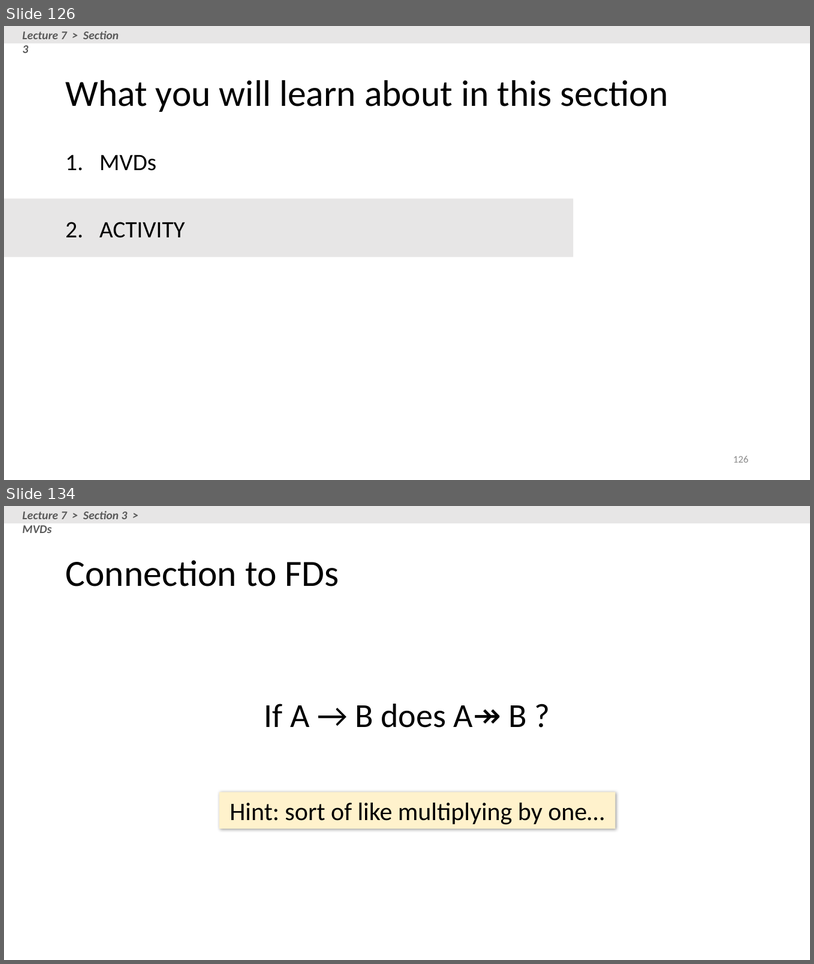
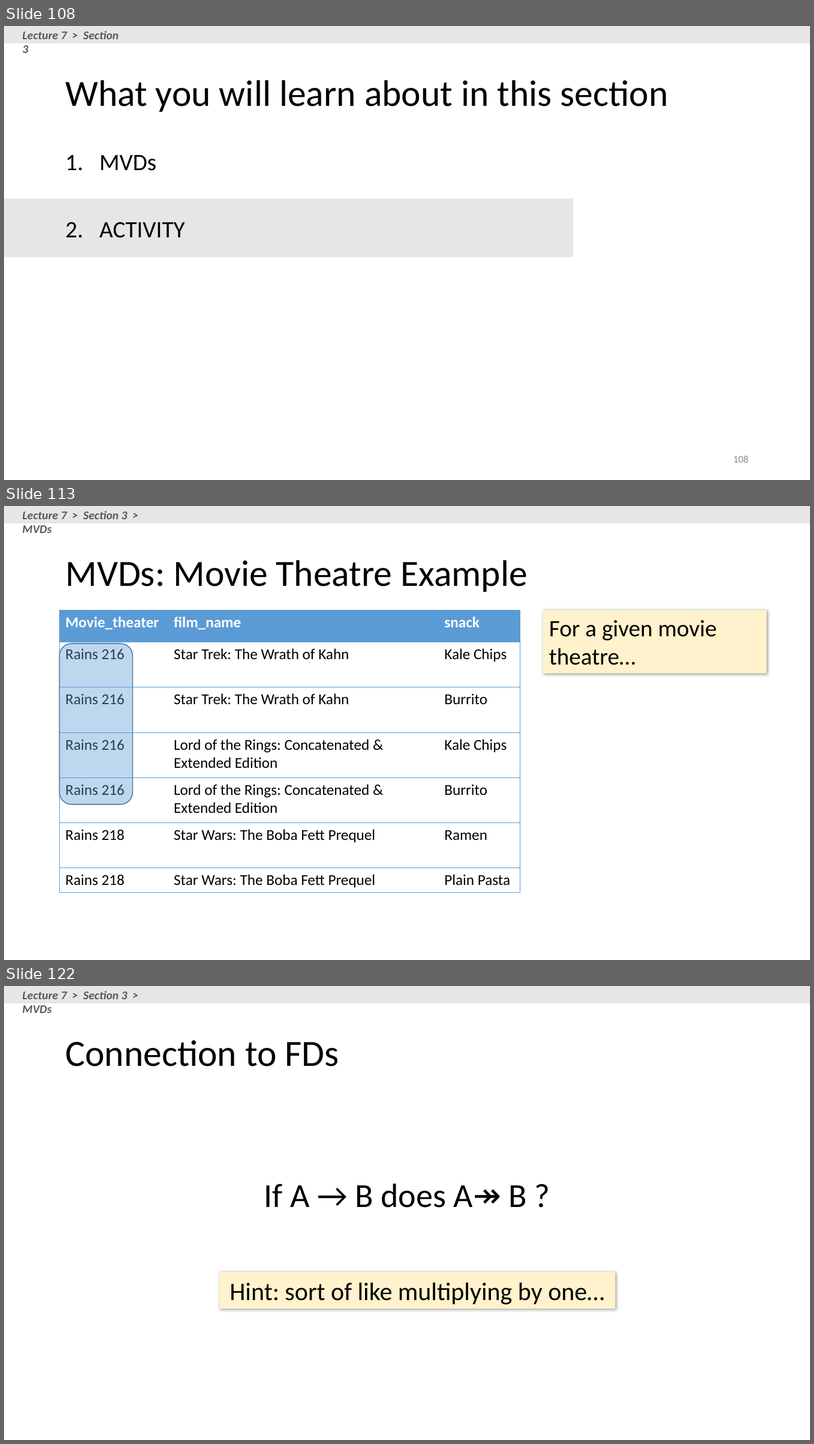
Before and after one commit to XIEQ/cs145-notebooks, a slide deck: lecture-5-7/Lecture_5_7_DB_Design.pptx. Shown one above the other, each under a label of ours: slides 126 and 134 before the commit, slides 108, 113 and 122 after it; the slides between them are not shown. The pictures are 814x964 and 814x1444 pixels, drawn with LibreOffice and Linux fonts; fonts in the diff are those of the drawing. Boxes give left, top, right and bottom in pixels: in the first picture for what was removed or moved away, otherwise in the second. Text is boxed around its words. In the diff, an @@ line names an element or a change of style, - is before the commit and + after.

```diff
--- a/lecture-5-7/Lecture_5_7_DB_Design.pptx
+++ b/lecture-5-7/Lecture_5_7_DB_Design.pptx
@@ slide 113 added at box(4, 506, 810, 960), background #FFFFFF @@
@@ rectangle added at box(4, 506, 810, 523), fill #E7E6E6 @@
@@ text added at box(23, 511, 128, 533), 14 pt, text #595959, bold, italic @@
+Lecture 7 > Section 3 > MVDs
@@ title added at box(65, 560, 527, 592), 44 pt, text #000000 @@
+MVDs: Movie Theatre Example
@@ table added at box(60, 610, 521, 892), 7 rows, 3 columns @@
+Movie_theater | film_name | snack
+Rains 216 | Star Trek: The Wrath of Kahn | Kale Chips
+Rains 216 | Star Trek: The Wrath of Kahn | Burrito
+Rains 216 | Lord of the Rings: Concatenated & Extended Edition | Kale Chips
+Rains 216 | Lord of the Rings: Concatenated & Extended Edition | Burrito
+Rains 218 | Star Wars: The Boba Fett Prequel | Ramen
+Rains 218 | Star Wars: The Boba Fett Prequel | Plain Pasta
@@ rectangle added at box(543, 610, 767, 673), fill #FFF2CC, 28 pt, text #000000 @@
+For a given movie theatre…
@@ rounded rectangle added at box(60, 643, 133, 804), fill #5B9BD5 at 40% opacity, outline #43739E 1 pt @@
@@ what was slide 126 is now slide 108 @@
@@ page number at box(734, 455, 749, 462): text changed @@
-126
+108
@@ what was slide 134 is now slide 122 @@
```
Also in this commit, not shown: 2 slides changed, 11 other slides added, 25 slides removed, 8 other files.
